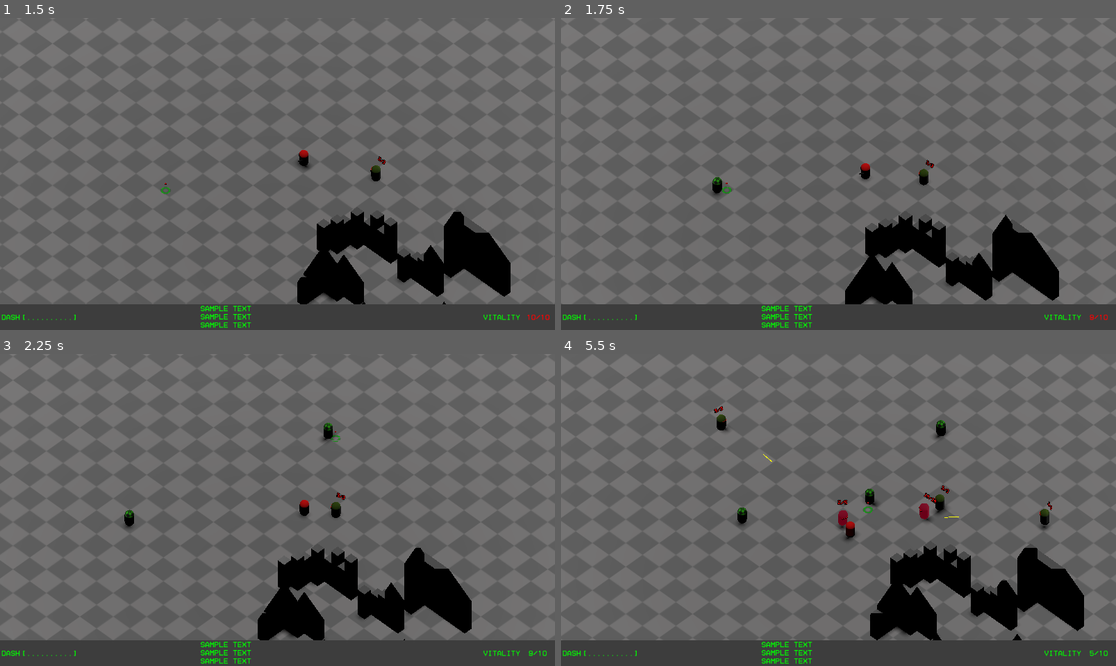
Above: before the commit, frames 1-4 (two rows, left to right).
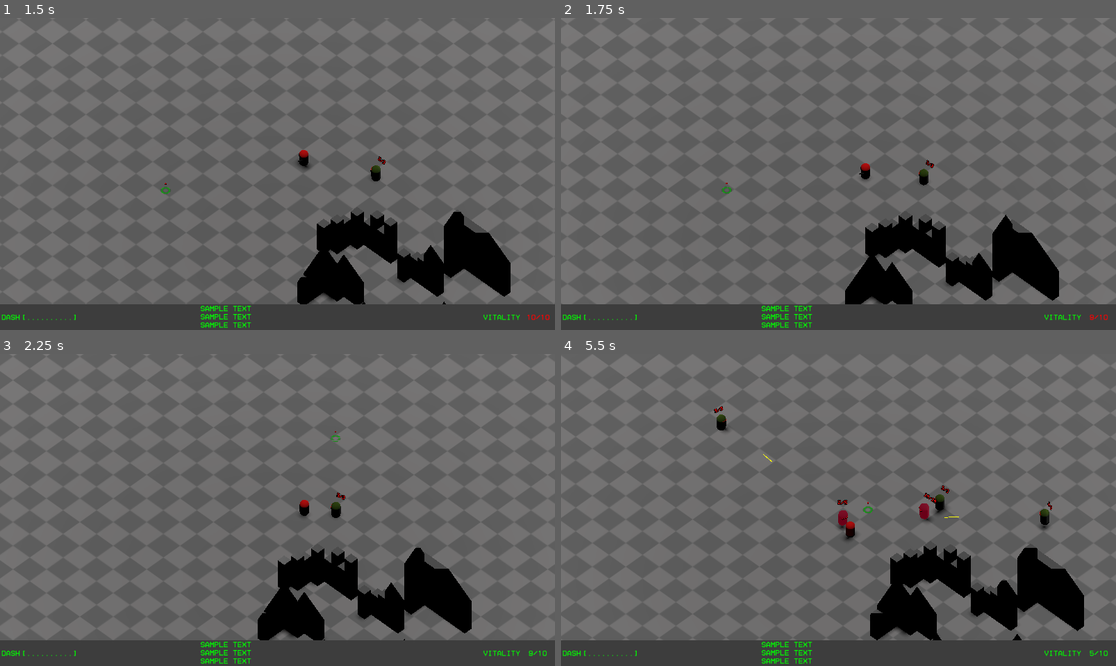
Above: after the commit, the same moments.

Repository: saladwithgrass/hyperdeath
Game: Godot game, scene res://levels/test_level/test_level.tscn
The game is run twice, just before and just after one commit, with the same random seed, the same clock (stepped at 60 frames per second) and the same inputs.
Inputs (mouse positions are in pixels of both pictures, inside the frame that each line leads up to):
- Up to frame 1 (1.5 s): tap Enter (ui_accept) at 0.5, 0.77 s; move the mouse to (399, 158) at 0.52 s; hold D (right) 0.53-1.28 s; tap B (B) at 0.6 s; tap F (F) at 0.8, 1.35 s; move the mouse to (166, 189) at 1.27 s; hold S (backward) from 1.28 s (still down)
- Up to frame 2 (1.75 s): keep holding S (backward); tap Enter (ui_accept) at 1.52 s; tap L (L) at 1.55 s
- Up to frame 3 (2.25 s): move the mouse to (333, 441) at 2.02 s; release S (backward) at 2.03 s; hold D (right) from 2.03 s (still down); tap L (L) at 2.1 s
- Up to frame 4 (5.5 s): click (894, 441) at 2.3 s; move the mouse to (810, 572) at 2.77 s; release D (right) at 2.78 s; hold W (forward) 2.78-3.53 s; click (810, 572) at 2.85 s; tap Enter (ui_accept) at 3.02, 3.77, 4.52 s; tap M (M) at 3.05, 3.6 s; move the mouse to (1005, 556) at 3.52 s; hold A (left) 3.53-5.03 s; tap B (B) at 3.8, 4.35 s; move the mouse to (672, 463) at 4.27 s; tap F (F) at 4.55, 5.1 s; move the mouse to (866, 510) at 5.02 s; hold S (backward) from 5.03 s (still down); tap L (L) at 5.3 s

Frame 1 is identical in both runs. In frame 2, less than 0.1% of the frame differs, in the area x 27-30%, y 51-57%; in frame 3, 0.2%; in frame 4, 0.3%, in the area x 31-70%, y 21-56%.
Error after the commit: Invalid call. Nonexistent function 'set_target' in base 'CharacterBody3D (dummy.gd)'. (res://player/player.gd:141)

Commit message:
added template for generic enemy

Diff:
--- /dev/null
+++ b/enemies/generic_enemy/generic_enemy.gd
@@ -0,0 +1,49 @@
+extends Killable
+class_name GenericEnemy
+
+# variables used for navigation
+@onready var nav_agent = $navigation_agent
+@export var target:Killable
+
+# variables that determine attack capabilities
+@export var can_shoot:bool = true
+@export var can_melee:bool = false
+
+# projectile variable that is spawned when shooting
+@export var projectile_template:Projectile
+
+# basic parameters
+const max_health = 5
+var speed = 5
+
+# sets target to track and attack
+func set_target(new_target:Killable):
+	target = new_target
+
+# updates location of target
+func update_target_location():
+	nav_agent.target_position = target.position
+
+# set new velocity in order to follow
+# the path to target
+func set_next_velocity():
+	var current_location = global_transform.origin
+	var next_location = nav_agent.get_next_path_position()
+	var new_velocity = (next_location - current_location).normalized() * speed
+	velocity = new_velocity
+
+# spawn a new projectile and send it
+func shoot():
+	pass
+
+# do a melee
+# FIXME is not done yet
+func melee():
+	pass
+
+# refill health
+func _ready():
+	health = max_health
+
+func process():
+	pass
--- /dev/null
+++ b/enemies/generic_enemy/generic_enemy.tscn
@@ -0,0 +1,13 @@
+[gd_scene load_steps=2 format=3 uid="uid://cn4c0rsf8b0wi"]
+
+[sub_resource type="CapsuleShape3D" id="CapsuleShape3D_cb5rn"]
+
+[node name="generic_enemy" type="CharacterBody3D"]
+
+[node name="rig" type="Node3D" parent="."]
+
+[node name="hitbox" type="CollisionShape3D" parent="."]
+transform = Transform3D(1, 0, 0, 0, 1, 0, 0, 0, 1, 0, 1, 0)
+shape = SubResource("CapsuleShape3D_cb5rn")
+
+[node name="navigation_agent" type="NavigationAgent3D" parent="."]
--- /dev/null
+++ b/enemies/machine_gunner_enemy/machine_gunner_enemy.gd
@@ -0,0 +1,2 @@
+extends GenericEnemy
+class_name MachineGunnerEnemy
--- /dev/null
+++ b/enemies/machine_gunner_enemy/machine_gunner_enemy.tscn
@@ -0,0 +1,40 @@
+[gd_scene load_steps=7 format=3 uid="uid://c4d4k17ro3x6"]
+
+[ext_resource type="Script" path="res://enemies/machine_gunner_enemy/machine_gunner_enemy.gd" id="1_u1emb"]
+
+[sub_resource type="CapsuleShape3D" id="CapsuleShape3D_kyjcw"]
+
+[sub_resource type="StandardMaterial3D" id="StandardMaterial3D_gch6k"]
+albedo_color = Color(0.0230001, 0, 0.46, 1)
+
+[sub_resource type="CapsuleMesh" id="CapsuleMesh_dudke"]
+material = SubResource("StandardMaterial3D_gch6k")
+
+[sub_resource type="StandardMaterial3D" id="StandardMaterial3D_7elfn"]
+albedo_color = Color(1, 0, 0, 1)
+
+[sub_resource type="BoxMesh" id="BoxMesh_h7dwl"]
+material = SubResource("StandardMaterial3D_7elfn")
+size = Vector3(0.7, 0.1, 0.4)
+
+[node name="machine_gunner_enemy" type="CharacterBody3D"]
+script = ExtResource("1_u1emb")
+
+[node name="hitbox" type="CollisionShape3D" parent="."]
+transform = Transform3D(1, 0, 0, 0, 1, 0, 0, 0, 1, 0, 1, 0)
+shape = SubResource("CapsuleShape3D_kyjcw")
+
+[node name="rig" type="Node3D" parent="."]
+transform = Transform3D(1, 0, 0, 0, 1, 0, 0, 0, 1, 0, 1, 0)
+
+[node name="skin" type="MeshInstance3D" parent="rig"]
+mesh = SubResource("CapsuleMesh_dudke")
+skeleton = NodePath("../..")
+
+[node name="eyes" type="MeshInstance3D" parent="rig"]
+transform = Transform3D(1, 0, 0, 0, 1, 0, 0, 0, 1, 0, 0.59511, -0.344703)
+mesh = SubResource("BoxMesh_h7dwl")
+
+[node name="eyes2" type="MeshInstance3D" parent="rig"]
+transform = Transform3D(1, 0, 0, 0, 1, 0, 0, 0, 1, 0, 0.410953, -0.344703)
+mesh = SubResource("BoxMesh_h7dwl")
--- a/global_stuff/killable.gd
+++ b/global_stuff/killable.gd
@@ -1,12 +1,8 @@
 extends CharacterBody3D
 class_name Killable
 
-
 var health:int
 var is_being_parried:bool = false
-
-func set_target(new_target):
-	pass
 
 func deal_damage(damage:int):
 	health -= damage
Not shown: 1 places in enemies/melee_enemy/melee_enemy.tscn that only renumber resources
